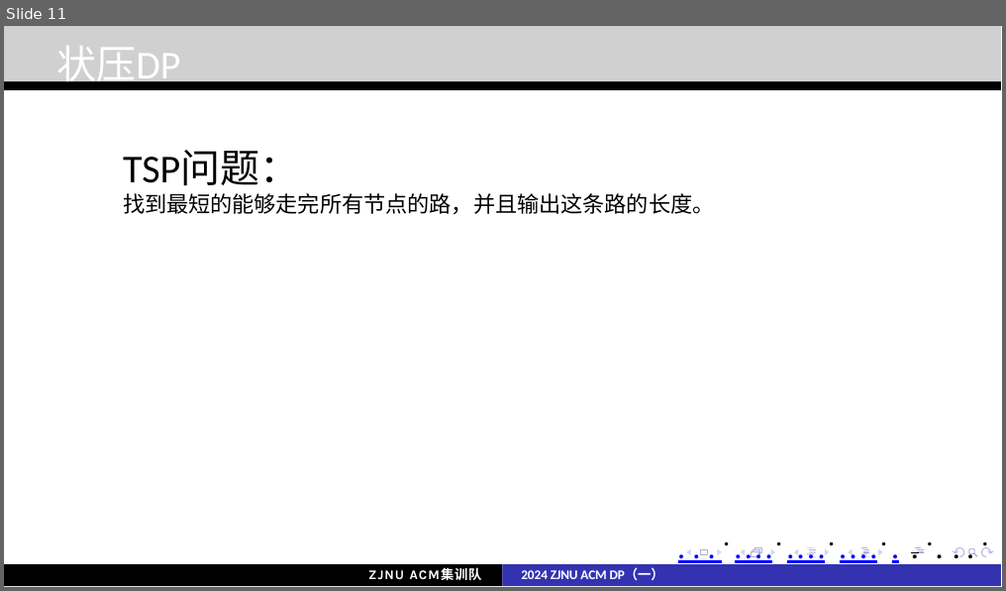
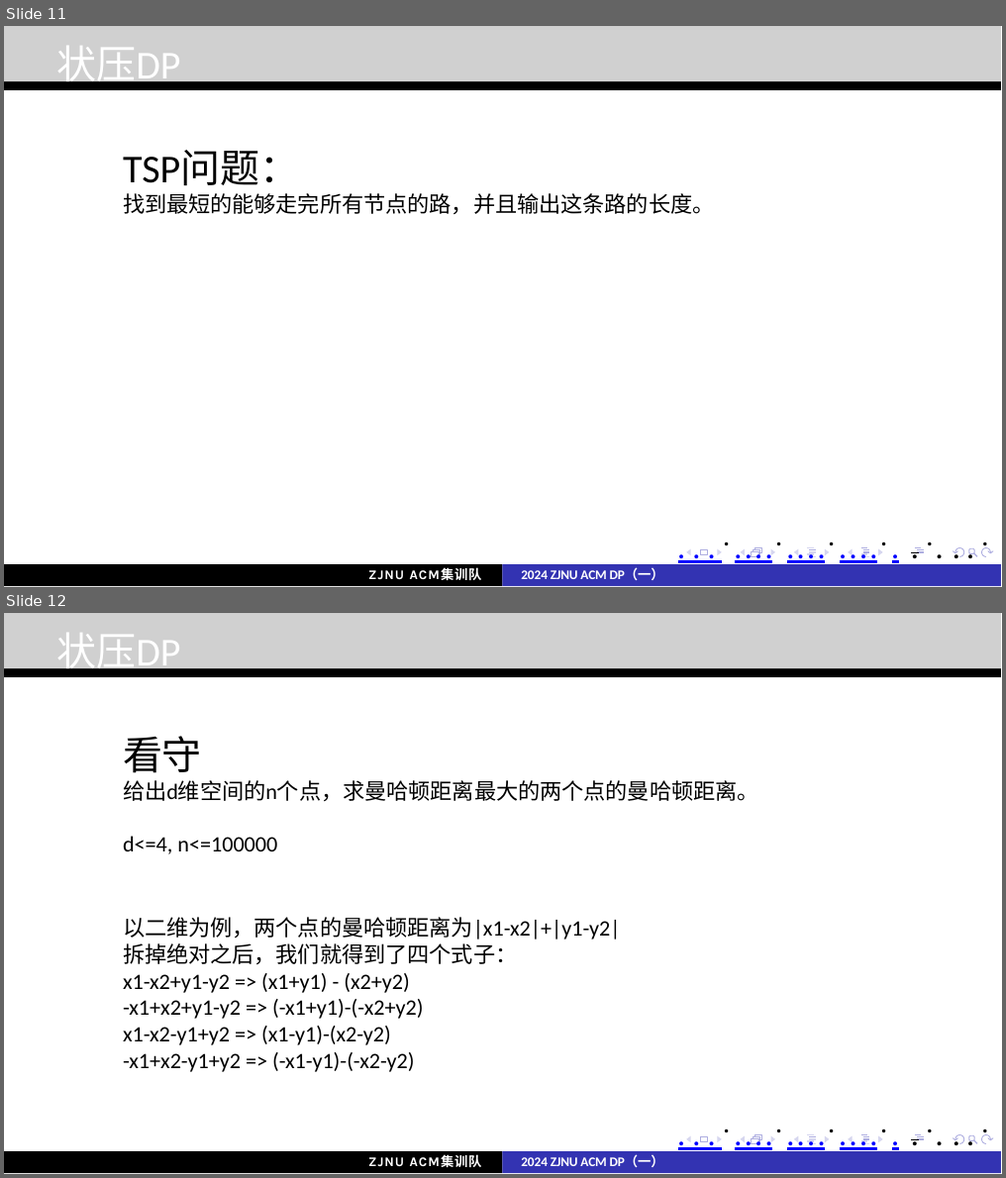
Before and after one commit to john1234567891011121314/moban, a slide deck: acm/讲课·dp/DP（一）.pptx. Shown one above the other, each under a label of ours: slide 11 before the commit, slides 11 and 12 after it. The pictures are 1006x591 and 1006x1178 pixels, drawn with LibreOffice and Linux fonts; fonts in the diff are those of the drawing; grey boxes stand for pictures. Boxes give left, top, right and bottom in pixels: in the first picture for what was removed or moved away, otherwise in the second. Text is boxed around its words. In the diff, an @@ line names an element or a change of style, - is before the commit and + after.

Commit message:
状压update

```diff
--- a/acm/讲课·dp/DP（一）.pptx
+++ b/acm/讲课·dp/DP（一）.pptx
@@ slide 12 added at (4, 613, 1002, 1174), background #FFFFFF; not listed: 30 template elements that a slide beside it also shows @@
@@ picture added at (4, 613, 1000, 668) @@
@@ text added at (56, 633, 180, 676), 18 pt, text #FFFFFF @@
+状压DP
@@ text added at (123, 736, 759, 852), 10 pt, text #000000 @@
+看守
+给出d维空间的n个点，求曼哈顿距离最大的两个点的曼哈顿距离。
+d<=4, n<=100000
@@ text added at (123, 917, 621, 1072), 10 pt, text #000000 @@
+以二维为例，两个点的曼哈顿距离为|x1-x2|+|y1-y2|
+拆掉绝对之后，我们就得到了四个式子：
+x1-x2+y1-y2 => (x1+y1) - (x2+y2)
+-x1+x2+y1-y2 => (-x1+y1)-(-x2+y2)
+x1-x2-y1+y2 => (x1-y1)-(x2-y2)
+-x1+x2-y1+y2 => (-x1-y1)-(-x2-y2)
@@ freeform shape added at (4, 1153, 502, 1174), fill #000000 @@
@@ text added at (368, 1155, 482, 1168), 6 pt, text #FFFFFF, bold @@
+ZJNU ACM集训队
@@ freeform shape added at (502, 1153, 1000, 1174), fill #3333B2 @@
@@ text added at (521, 1156, 664, 1167), 12 pt, text #0000FF, bold @@
+. . . ................. . .. . . .
+2024 ZJNU ACM DP（一）
```
Also in this commit, not shown: 1 slide changed, 1 other file.
